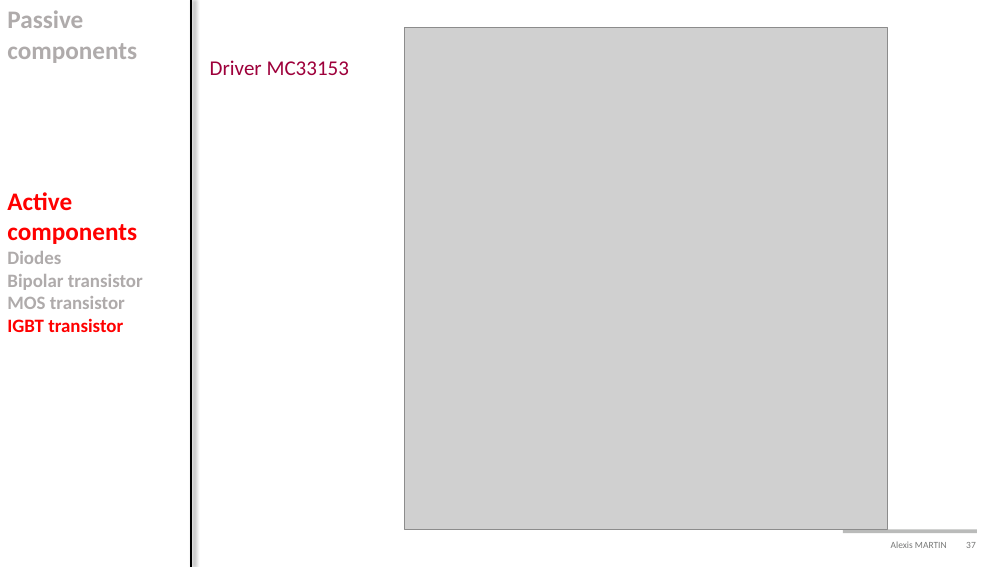
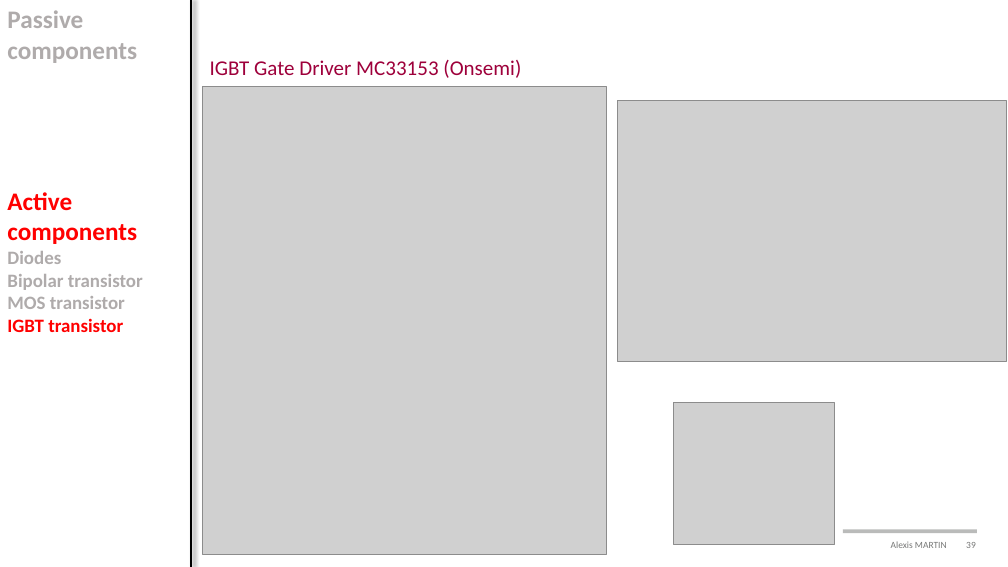
Before and after one commit to alexismartin46/Cours_Electronique_de_Puissance_FISE2, a slide deck: slide 39 of Cours/Cours3_components.pptx (slide 37 before the commit). Drawn at 1008x567 pixels with LibreOffice and Linux fonts; fonts in the diff are those of the drawing; grey boxes stand for pictures; background and template pictures are left out. Boxes give left, top, right and bottom in pixels: in the first picture for what was removed or moved away, otherwise in the second. Text is boxed around its words. In the diff, an @@ line names an element or a change of style, - is before the commit and + after.

```diff
--- a/Cours/Cours3_components.pptx
+++ b/Cours/Cours3_components.pptx
@@ picture removed at bbox=[405, 28, 888, 530] @@
@@ picture added at bbox=[202, 87, 606, 554] @@
@@ text at bbox=[210, 60, 521, 78]: text changed @@
-Driver MC33153
+IGBT Gate Driver MC33153 (Onsemi)
@@ picture added at bbox=[618, 101, 1006, 361] @@
@@ picture added at bbox=[673, 402, 834, 544] @@
```
Also in this commit, not shown: 7 other slides changed, 6 slides added, 8 other files.
